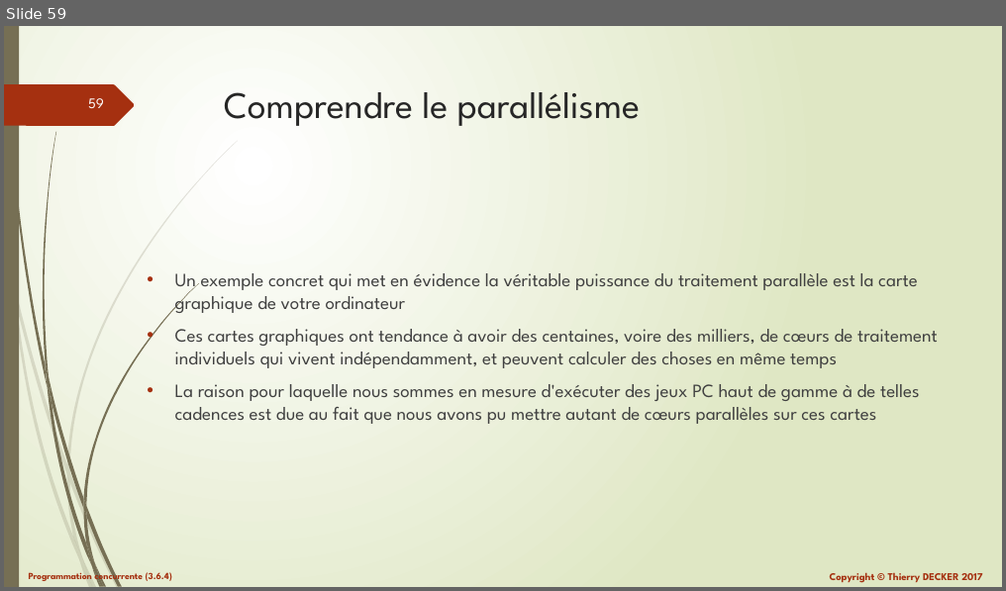
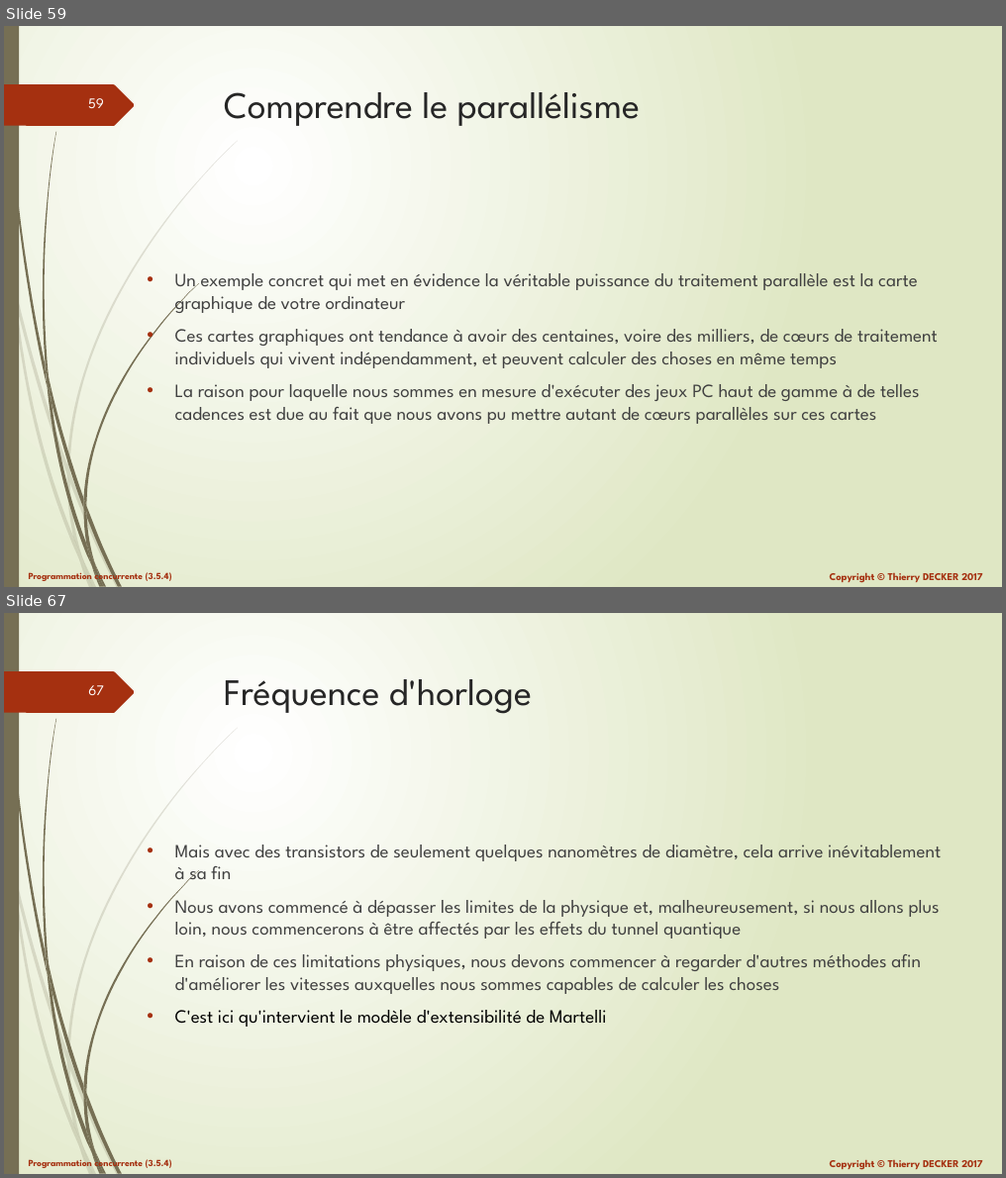
Before and after one commit to VikmanTheRacoon/learning-python, a slide deck: documentations/python-103.pptx. Shown one above the other, each under a label of ours: slide 59 before the commit, slides 59 and 67 after it; the slides between them are not shown. The pictures are 1006x591 and 1006x1178 pixels, drawn with LibreOffice and Linux fonts; fonts in the diff are those of the drawing. Boxes give left, top, right and bottom in pixels: in the first picture for what was removed or moved away, otherwise in the second. Text is boxed around its words. In the diff, an @@ line names an element or a change of style, - is before the commit and + after.

```diff
--- a/documentations/python-103.pptx
+++ b/documentations/python-103.pptx
@@ slide 67 added at (4,613,1002,1174), background gradient #FFFFFF to #DFE8C4; not listed: 27 template elements that a slide beside it also shows @@
@@ title added at (224,679,532,714), 36 pt, text #262626 @@
+Fréquence d'horloge
@@ text added at (175,845,941,1027), 18 pt, text #404040 @@
+• Mais avec des transistors de seulement quelques nanomètres de diamètre, cela arrive inévitablement à sa fin
+• Nous avons commencé à dépasser les limites de la physique et, malheureusement, si nous allons plus loin, nous commencerons à être affectés par les effets du tunnel quantique
+• En raison de ces limitations physiques, nous devons commencer à regarder d'autres méthodes afin d'améliorer les vitesses auxquelles nous sommes capables de calculer les choses
+• C'est ici qu'intervient le modèle d'extensibilité de Martelli
```
Also in this commit, not shown: 60 other slides changed, 10 other slides added, 1 other file.
